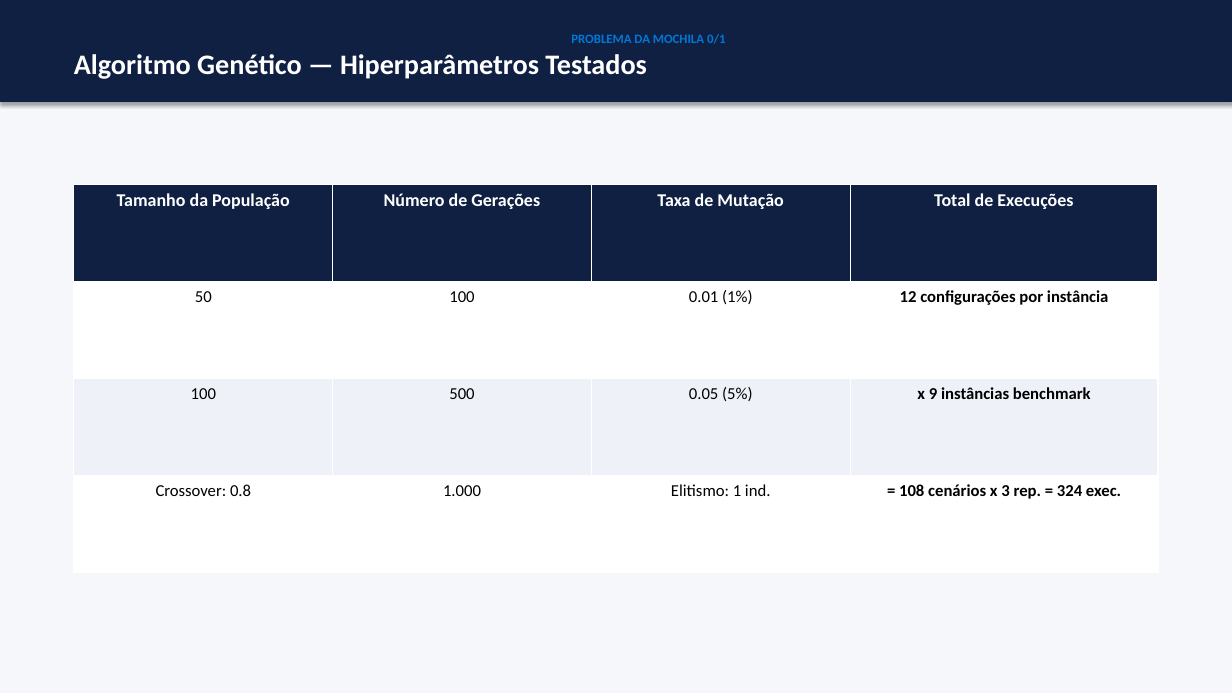
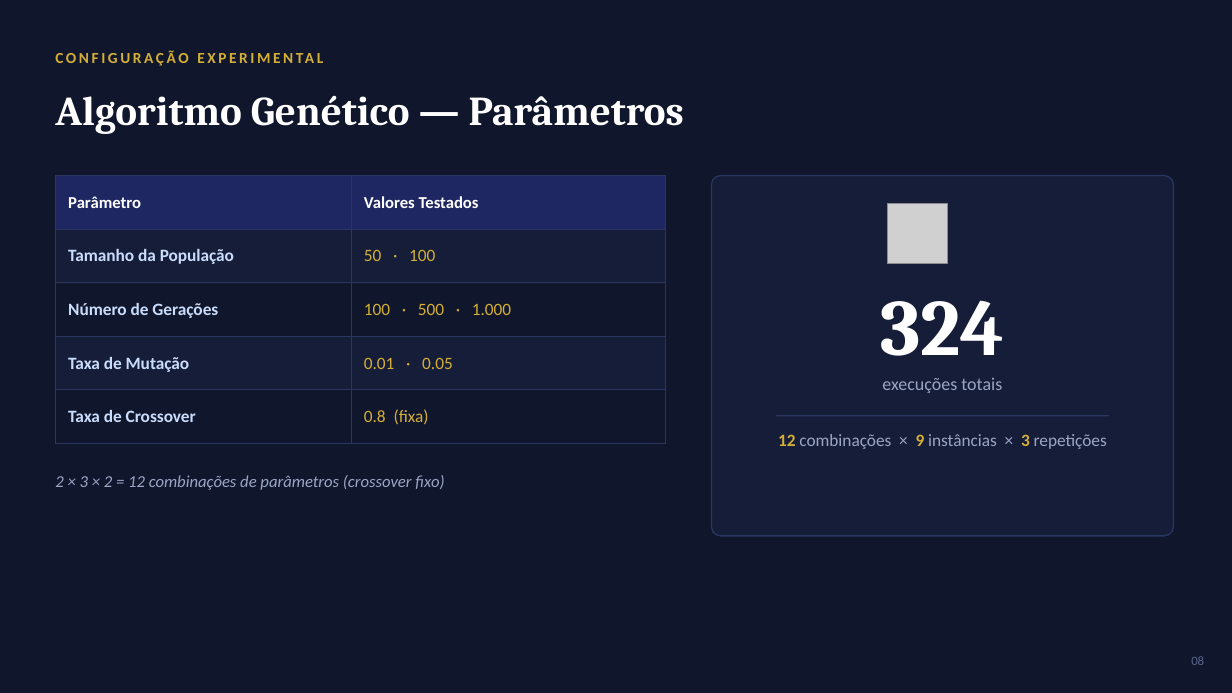
Before and after one commit to MayconCarpes/Mochila01, a slide deck: slide 8 of Mochila01_MetaHeuristicas_TabuVsAG.pptx. Drawn at 1232x693 pixels with LibreOffice and Linux fonts; fonts in the diff are those of the drawing; grey boxes stand for pictures. Boxes give left, top, right and bottom in pixels: in the first picture for what was removed or moved away, otherwise in the second. Text is boxed around its words. In the diff, an @@ line names an element or a change of style, - is before the commit and + after.

```diff
--- a/Mochila01_MetaHeuristicas_TabuVsAG.pptx
+++ b/Mochila01_MetaHeuristicas_TabuVsAG.pptx
@@ background #FFFFFF to #10162B @@
@@ rectangle removed at [0,0,1232,693] @@
@@ text added at [55,42,795,74], 12 pt, text #D4AF37, bold @@
+CONFIGURAÇÃO EXPERIMENTAL
@@ text "Algoritmo Genético — Parâmetros": place and size @@
-text "Algoritmo Genético — Parâmetros" at [0,0,1232,102]
+text "Algoritmo Genético — Parâmetros" at [55,95,684,134]
@@ text "Algoritmo Genético — Parâmetros" at [55,95,684,134]: fill #0F2043 to none; outline #0F2043 0.75 pt to none; shadow off @@
@@ text at [55,95,684,134]: text changed; size 22 to 32 pt; font Calibri to Cambria @@
-PROBLEMA DA MOCHILA 0/1
-Algoritmo Genético — Hiperparâmetros Testados
+Algoritmo Genético — Parâmetros
@@ table at [55,176,665,444] @@
-Tamanho da População | Número de Gerações | Taxa de Mutação | Total de Execuções
-50 | 100 | 0.01 (1%) | 12 configurações por instância
-100 | 500 | 0.05 (5%) | x 9 instâncias benchmark
-Crossover: 0.8 | 1.000 | Elitismo: 1 ind. | = 108 cenários x 3 rep. = 324 exec.
+Parâmetro | Valores Testados
+Tamanho da População | 50 · 100
+Número de Gerações | 100 · 500 · 1.000
+Taxa de Mutação | 0.01 · 0.05
+Taxa de Crossover | 0.8 (fixa)
@@ table: place and size @@
-table at [74,185,1158,573]
+table at [55,176,665,444]
@@ rounded rectangle added at [712,176,1174,536], fill #161D38, outline #2A3560 1 pt @@
@@ picture added at [887,203,947,263] @@
@@ text added at [880,300,1005,356], 62 pt, text #FFFFFF, bold @@
+324
@@ text added at [882,378,1002,393], 14 pt, text #9BA6C4 @@
+execuções totais
@@ line added from (776, 416) to (1109, 416), #2A3560 1 pt @@
@@ text added at [778,434,1107,449], 13.5 pt, text #9BA6C4 @@
+12 combinações × 9 instâncias × 3 repetições
@@ text added at [55,475,444,490], 13 pt, text #9BA6C4, italic @@
+2 × 3 × 2 = 12 combinações de parâmetros (crossover fixo)
@@ text added at [1191,656,1204,665], 10 pt, text #5A6690 @@
+08
```
Also in this commit, not shown: 5 other slides changed, 6 slides added, 6 slides removed.
